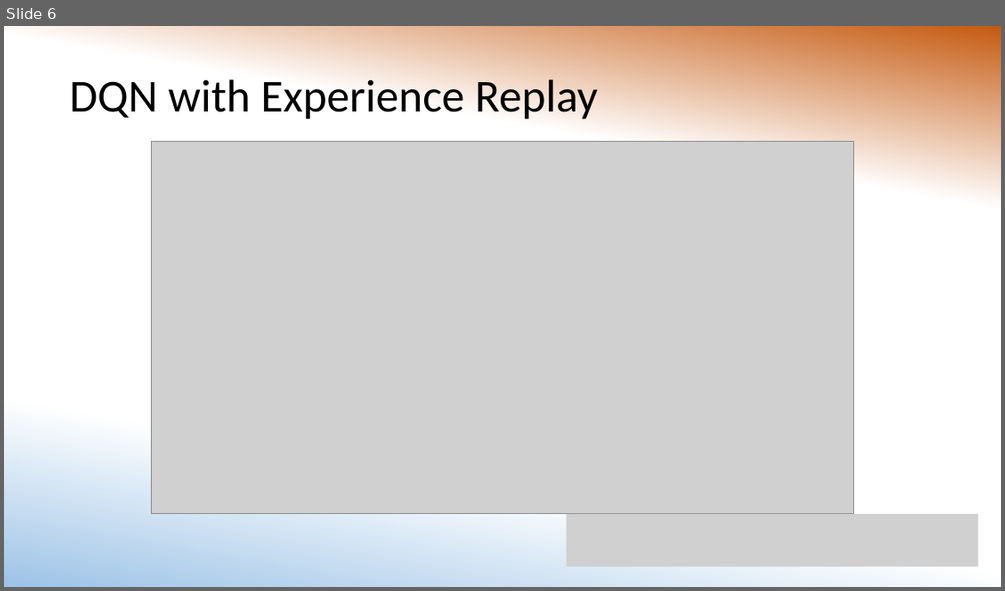
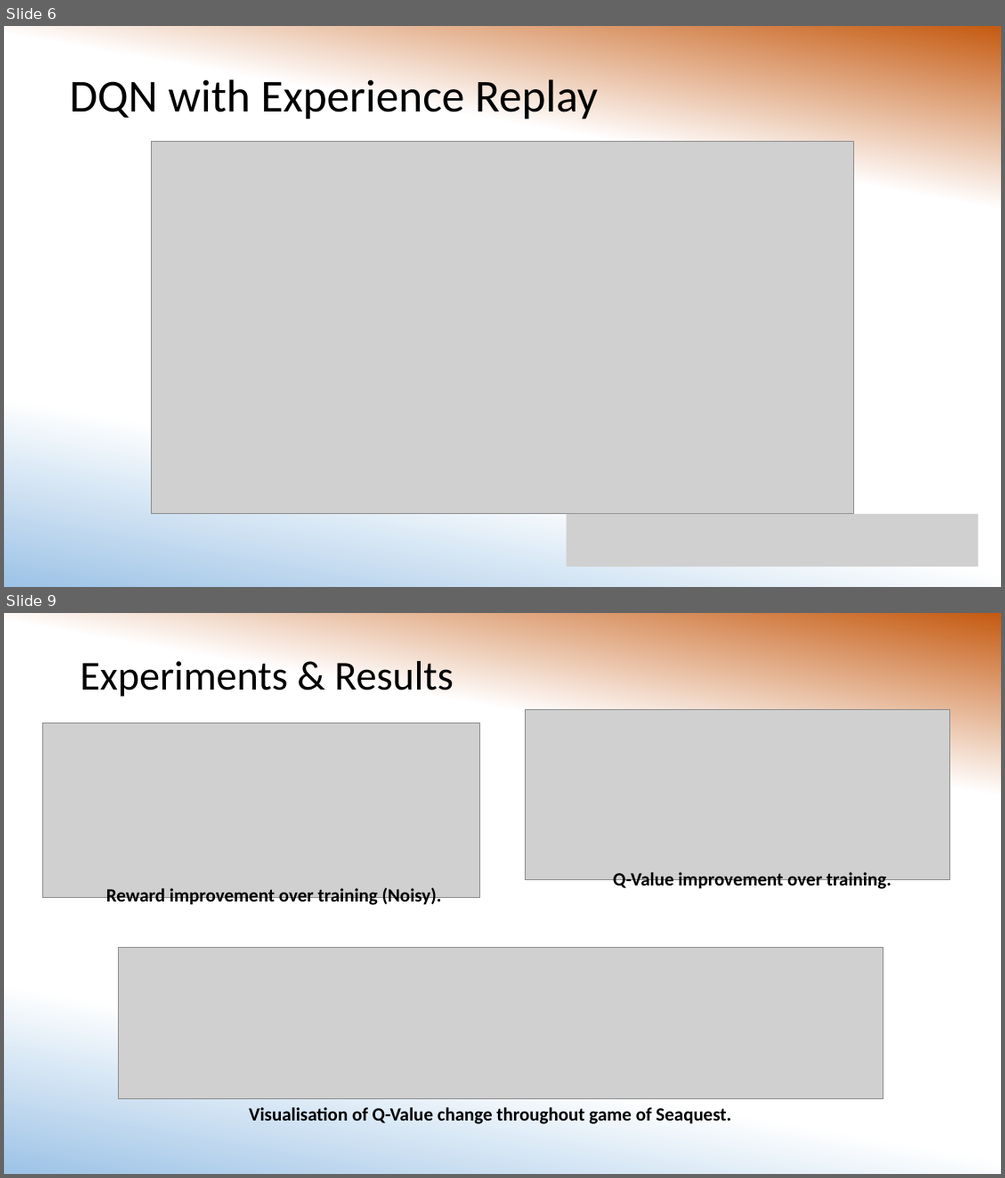
Before and after one commit to MorganMWJ/sem1020-paper-presentations, a slide deck: DQN/dqn_slides.pptx. Shown one above the other, each under a label of ours: slide 6 before the commit, slides 6 and 9 after it; the slides between them are not shown. The pictures are 1005x591 and 1005x1178 pixels, drawn with LibreOffice and Linux fonts; fonts in the diff are those of the drawing; grey boxes stand for pictures. Boxes give left, top, right and bottom in pixels: in the first picture for what was removed or moved away, otherwise in the second. Text is boxed around its words. In the diff, an @@ line names an element or a change of style, - is before the commit and + after.

Commit message:
Added results slides and images

```diff
--- a/DQN/dqn_slides.pptx
+++ b/DQN/dqn_slides.pptx
@@ slide 9 added at (4,613,1001,1174), background gradient #C55A11 to #FFFFFF to #9DC3E6 @@
@@ title added at (80,661,453,697), 39.6 pt, text #000000 @@
+Experiments & Results
@@ picture added at (526,710,951,881) @@
@@ picture added at (42,723,479,897) @@
@@ text added at (613,872,891,891), 18 pt, text #000000, bold @@
+Q-Value improvement over training.
@@ text added at (106,887,442,907), 18 pt, text #000000, bold @@
+Reward improvement over training (Noisy).
@@ picture added at (119,948,883,1099) @@
@@ text added at (249,1107,731,1124), 18 pt, text #000000, bold @@
+Visualisation of Q-Value change throughout game of Seaquest.
```
Also in this commit, not shown: 4 slides changed, 1 other slide added, 4 other files.
